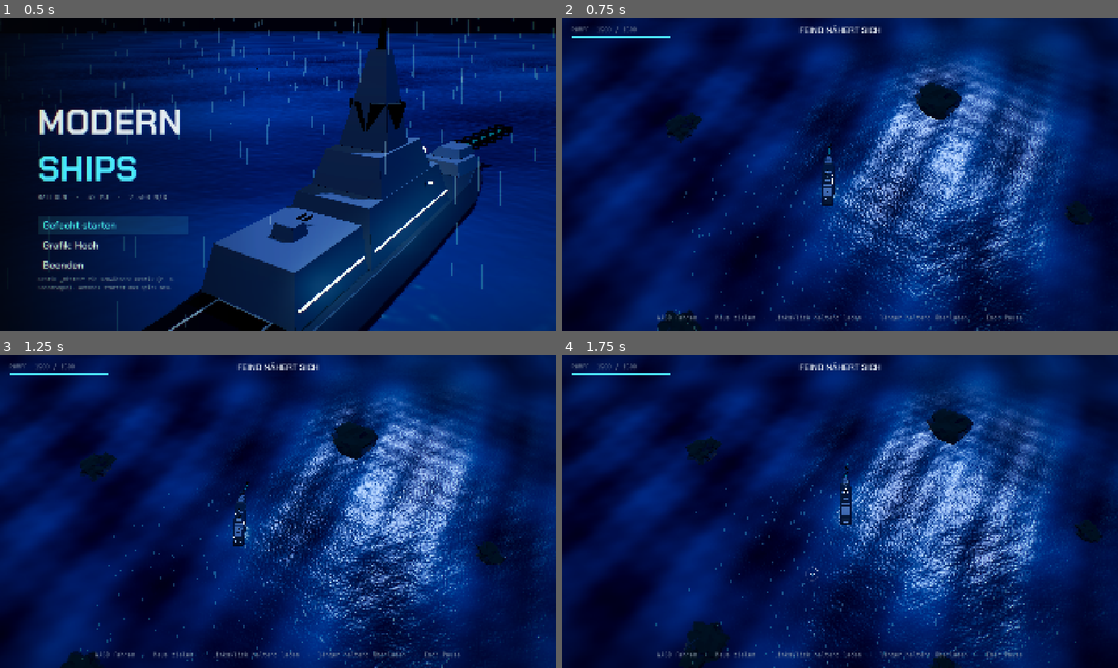
Above: before the commit, frames 1-4 (two rows, left to right).
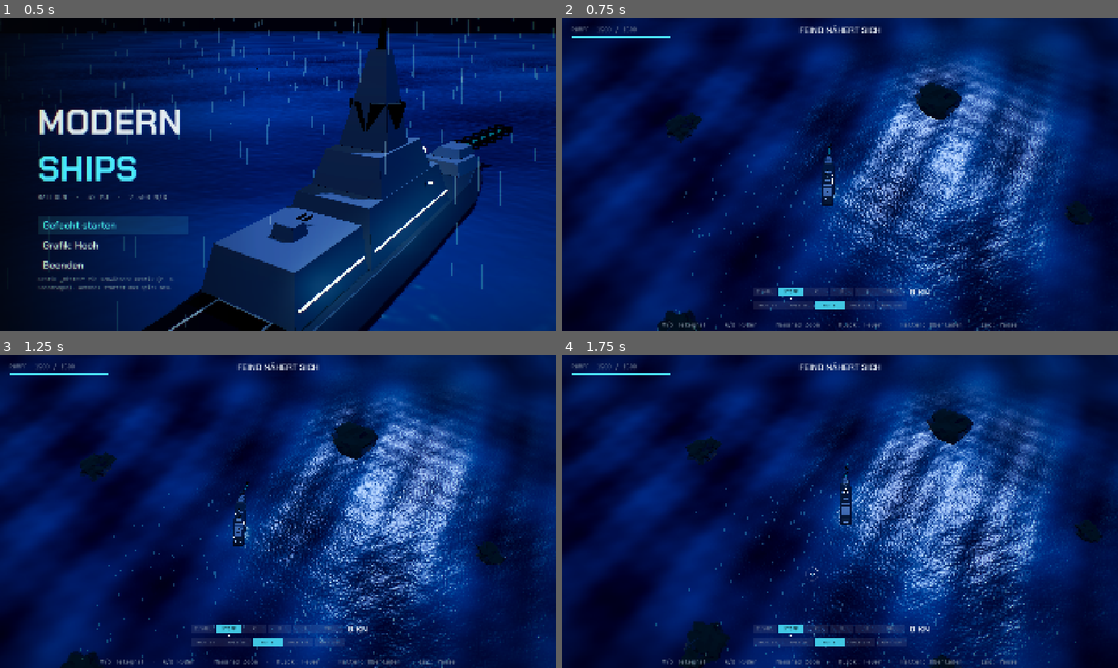
Above: after the commit, the same moments.

Repository: SilasSch/modern-ships
Game: Godot game, scene res://ui/title.tscn
Same seed, same stepped clock (60 frames per second), same inputs: the game is played once before the commit and once after it.
Inputs (mouse positions are in pixels of both pictures, inside the frame that each line leads up to):
- Up to frame 1 (0.5 s): no input
- Up to frame 2 (0.75 s): tap Enter at 0.5 s; move the mouse to (962, 158) at 0.52 s; press the mouse at (962, 158) at 0.53 s; hold D (rudder_right) from 0.53 s (still down)
- Up to frame 3 (1.25 s): keep holding D (rudder_right)
- Up to frame 4 (1.75 s): release D (rudder_right) at 1.25 s; release the mouse at (962, 495) at 1.25 s; drag from (728, 527) to (812, 574) at 1.27 s

Frame 1 is identical in both runs. In frame 2, 1.2% of the frame differs, in the area x 17-83%, y 86-99%; in frame 3, 1.2%; in frame 4, 1.2%.

Commit message:
feat: telegraph/rudder HUD, reload ring and lead markers
Co-Authored-By: Claude Opus 5.5 <noreply@anthropic.com>
Claude-Session: https://claude.ai/code/session_01Vne2NQQEkUyhixftg4D17n

Diff:
--- /dev/null
+++ b/game/tests/test_hud.gd
@@ -0,0 +1,24 @@
+extends GutTest
+
+
+func after_each() -> void:
+	get_tree().paused = false
+	Engine.time_scale = 1.0
+
+
+func test_knots_conversion() -> void:
+	assert_eq(Hud.knots(6.0), 12)
+	assert_eq(Hud.knots(0.0), 0)
+	assert_eq(Hud.knots(-4.5), -9)
+
+
+func test_hud_builds_with_battle() -> void:
+	var battle := Battle.new()
+	battle.waves = [[{"type": &"frigate", "count": 1}]]
+	add_child_autofree(battle)
+	var gauge := battle.hud.find_child("HelmGauge", true, false) as HelmGauge
+	assert_not_null(gauge)
+	assert_eq(gauge.control, battle.player.control)
+	battle.player.control.throttle_up()
+	gauge.queue_redraw()
+	assert_eq(gauge.telegraph_index(), 2, "cell index of ¼ (0 = back full)")
--- a/game/ui/edge_markers.gd
+++ b/game/ui/edge_markers.gd
@@ -31,6 +31,7 @@
 			sp = center - (sp - center) * 1000.0
 		var inside := not behind and sp.x >= 0.0 and sp.y >= 0.0 and sp.x <= rect.x and sp.y <= rect.y
 		if inside:
+			_draw_lead(cam, e, sp)
 			continue
 		var p := Hud.edge_point(center + (sp - center).limit_length(10000.0), rect, 34.0)
 		var dir := (sp - center).normalized()
@@ -40,3 +41,21 @@
 		draw_colored_polygon(PackedVector2Array([tip, p - dir * 6.0 + side * 10.0, p - dir * 2.0, p - dir * 6.0 - side * 10.0]), col)
 		var dist := wp.distance_to(battle.player.global_position)
 		draw_string(UiTheme.mono, p - dir * 26.0 + Vector2(-18, 6), "%d m" % dist, HORIZONTAL_ALIGNMENT_LEFT, -1, 16, Color(col, 0.85))
+
+
+## Lead diamond: where to aim so the railgun round meets this enemy.
+func _draw_lead(cam: Camera3D, e: Enemy, enemy_screen: Vector2) -> void:
+	var muzzle := battle.player.muzzle_transform().origin
+	var v := ShipMotion.forward_of(e.motion.heading) * e.motion.speed
+	var hit: Variant = Aim.intercept(Vector2(muzzle.x, muzzle.z), Vector2(e.global_position.x, e.global_position.z), v, Tuning.PROJECTILE_SPEED)
+	if hit == null:
+		return
+	var h := hit as Vector2
+	var wp := Vector3(h.x, e.global_position.y + 1.0, h.y)
+	if cam.is_position_behind(wp):
+		return
+	var p := cam.unproject_position(wp)
+	var col := Color(UiTheme.RED, 0.9)
+	if p.distance_to(enemy_screen) > 4.0:
+		draw_line(enemy_screen, p, Color(UiTheme.RED, 0.35), 1.0)
+	draw_polyline(PackedVector2Array([p + Vector2(0, -8), p + Vector2(8, 0), p + Vector2(0, 8), p + Vector2(-8, 0), p + Vector2(0, -8)]), col, 2.0)
--- /dev/null
+++ b/game/ui/helm_gauge.gd
@@ -0,0 +1,59 @@
+class_name HelmGauge
+extends Control
+## Bottom-centre helm display: engine telegraph (6 steps) with actual speed marker,
+## rudder (5 steps) with the actual blade position, and speed in knots.
+
+const T_LABELS: Array[String] = ["Z.VOLL", "STOPP", "¼", "½", "¾", "VOLL"]
+const R_LABELS: Array[String] = ["HART BB", "HALB BB", "MITTE", "HALB STB", "HART STB"]
+const CELL := Vector2(84, 30)
+const GAP := 4.0
+
+var control: ShipControl
+var motion: ShipMotion
+
+
+func _ready() -> void:
+	name = "HelmGauge"
+	mouse_filter = Control.MOUSE_FILTER_IGNORE
+	custom_minimum_size = Vector2(6 * (CELL.x + GAP), 2 * CELL.y + 44)
+	size = custom_minimum_size
+
+
+func telegraph_index() -> int:
+	return control.telegraph + 1 if control else 1
+
+
+func _process(_delta: float) -> void:
+	queue_redraw()
+
+
+func _draw() -> void:
+	if control == null:
+		return
+	var f := UiTheme.mono
+	# telegraph row
+	for i in 6:
+		var r := Rect2(Vector2(i * (CELL.x + GAP), 0), CELL)
+		var on := i == telegraph_index()
+		draw_rect(r, Color(UiTheme.CYAN, 0.85) if on else Color(1, 1, 1, 0.08))
+		draw_string(f, r.position + Vector2(0, 20), T_LABELS[i], HORIZONTAL_ALIGNMENT_CENTER, CELL.x, 16,
+			Color(0.02, 0.05, 0.08) if on else UiTheme.MUTED)
+	if motion:
+		var max_s := Tuning.MAX_SPEED
+		var idx := 1.0 + (motion.speed / max_s * 4.0 if motion.speed >= 0.0 else motion.speed / Tuning.MAX_REVERSE)
+		var x := idx * (CELL.x + GAP) + CELL.x * 0.5
+		draw_colored_polygon(PackedVector2Array([Vector2(x, CELL.y + 2), Vector2(x - 7, CELL.y + 12), Vector2(x + 7, CELL.y + 12)]), UiTheme.TEXT)
+	# rudder row (port on the left)
+	var y0 := CELL.y + 16
+	var rw := (6 * (CELL.x + GAP) - 4 * GAP) / 5.0
+	for i in 5:
+		var r := Rect2(Vector2(i * (rw + GAP), y0), Vector2(rw, CELL.y))
+		var on := i == 2 - control.rudder_setting
+		draw_rect(r, Color(UiTheme.CYAN, 0.85) if on else Color(1, 1, 1, 0.08))
+		draw_string(f, r.position + Vector2(0, 20), R_LABELS[i], HORIZONTAL_ALIGNMENT_CENTER, rw, 14,
+			Color(0.02, 0.05, 0.08) if on else UiTheme.MUTED)
+	var blade := (2.0 - control.rudder * 2.0) * (rw + GAP) + rw * 0.5
+	draw_line(Vector2(blade, y0 - 3), Vector2(blade, y0 + CELL.y + 3), UiTheme.TEXT, 2.0)
+	if motion:
+		var kn := "%d KN" % Hud.knots(motion.speed)
+		draw_string(UiTheme.display_bold, Vector2(6 * (CELL.x + GAP) + 12, CELL.y - 4), kn, HORIZONTAL_ALIGNMENT_LEFT, -1, 30, UiTheme.TEXT)
--- a/game/ui/hud.gd
+++ b/game/ui/hud.gd
@@ -11,6 +11,7 @@
 var _hint: Label
 var _cursor: CursorRing
 var _edge_warn: Label
+var helm: HelmGauge
 var _hint_t: float = 9.0
 var _t: float = 0.0
 
@@ -48,15 +49,15 @@
 	_warn = UiTheme.label("ÜBERHITZT", 52, UiTheme.RED, UiTheme.display_bold)
 	_warn.set_anchors_preset(Control.PRESET_CENTER_BOTTOM)
 	_warn.horizontal_alignment = HORIZONTAL_ALIGNMENT_CENTER
-	_warn.position = Vector2(-300, -170)
+	_warn.position = Vector2(-300, -220)
 	_warn.size = Vector2(600, 50)
 	_warn.visible = false
 	root.add_child(_warn)
 
-	_hint = UiTheme.label("WASD fahren  ·  Maus zielen  ·  Linksklick halten: laden  ·  länger halten: überladen  ·  Esc: Pause", 21, UiTheme.MUTED, UiTheme.mono)
+	_hint = UiTheme.label("W/S Telegraf  ·  A/D Ruder  ·  Mausrad Zoom  ·  Klick: Feuer  ·  Halten: Überladen  ·  Esc: Pause", 21, UiTheme.MUTED, UiTheme.mono)
 	_hint.set_anchors_preset(Control.PRESET_CENTER_BOTTOM)
 	_hint.horizontal_alignment = HORIZONTAL_ALIGNMENT_CENTER
-	_hint.position = Vector2(-800, -60)
+	_hint.position = Vector2(-800, -36)
 	_hint.size = Vector2(1600, 30)
 	root.add_child(_hint)
 
@@ -68,12 +69,23 @@
 	_edge_warn.visible = false
 	root.add_child(_edge_warn)
 
+	helm = HelmGauge.new()
+	helm.control = battle.player.control if battle and battle.player else null
+	helm.motion = battle.player.motion if battle and battle.player else null
+	helm.set_anchors_preset(Control.PRESET_CENTER_BOTTOM)
+	helm.position = Vector2(-300, -150)
+	root.add_child(helm)
+
 	var markers := EdgeMarkers.new()
 	markers.battle = battle
 	root.add_child(markers)
 
 	_cursor = CursorRing.new()
 	root.add_child(_cursor)
+
+
+static func knots(mps: float) -> int:
+	return roundi(mps * 1.944)
 
 
 ## Clamps a screen point into the rect inset by margin (off-screen marker placement).
Not shown, added: game/tests/test_hud.gd.uid
Not shown, added: game/ui/helm_gauge.gd.uid
